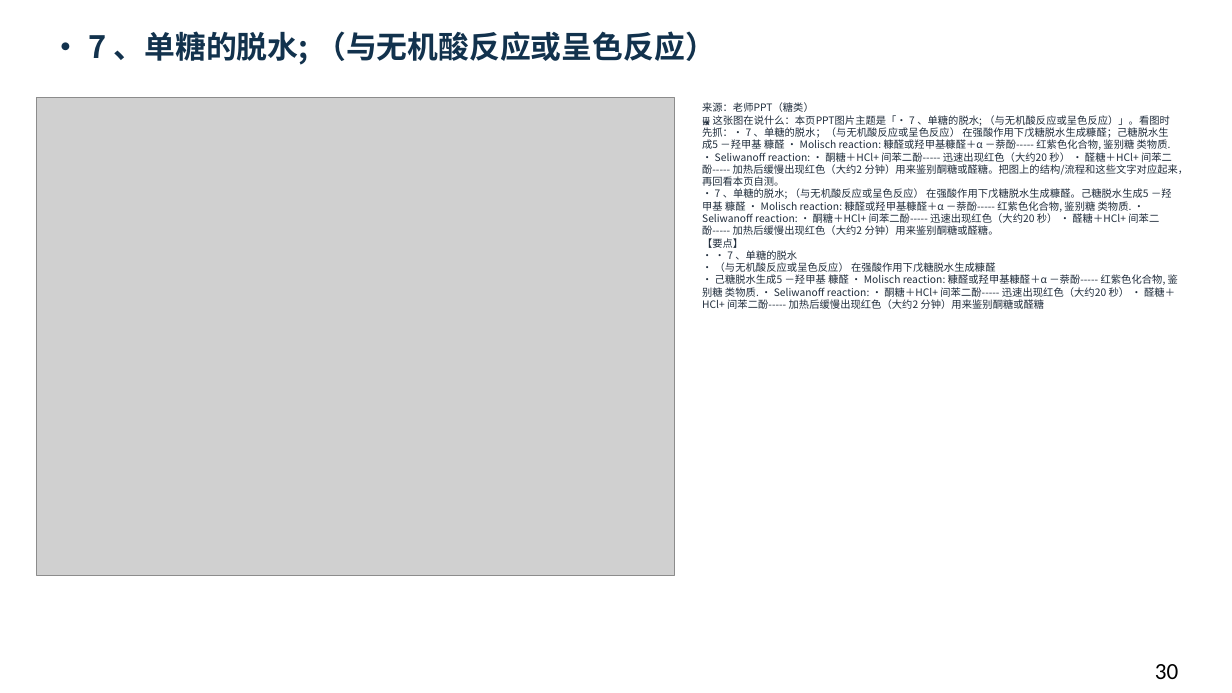
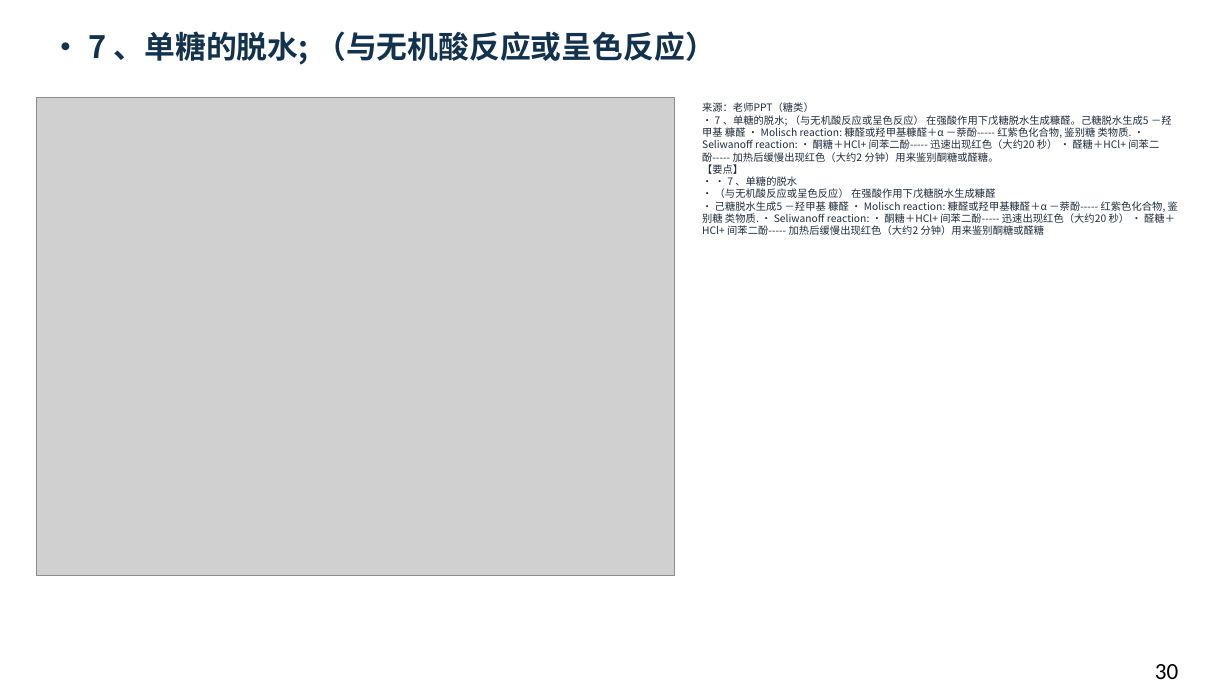
Before and after one commit to newkan-li/Biochemistry, a slide deck: slide 30 of downloads/bc09-ai-style.pptx. Drawn at 1232x693 pixels with LibreOffice and Linux fonts; fonts in the diff are those of the drawing; grey boxes stand for pictures. Boxes give left, top, right and bottom in pixels: in the first picture for what was removed or moved away, otherwise in the second. Text is boxed around its words. In the diff, an @@ line names an element or a change of style, - is before the commit and + after.

```diff
--- a/downloads/bc09-ai-style.pptx
+++ b/downloads/bc09-ai-style.pptx
@@ text at (702, 102, 1178, 235): text changed @@
-来源：老师PPT（糖类）
-🖼 这张图在说什么：本页PPT图片主题是「• 7 、单糖的脱水; （与无机酸反应或呈色反应）」。看图时先抓：• 7 、单糖的脱水；（与无机酸反应或呈色反应） 在强酸作用下戊糖脱水生成糠醛；己糖脱水生成5 －羟甲基 糠醛 • Molisch reaction: 糠醛或羟甲基糠醛＋α －萘酚----- 红紫色化合物, 鉴别糖 类物质. • Seliwanoff reaction: • 酮糖＋HCl+ 间苯二酚----- 迅速出现红色（大约20 秒） • 醛糖＋HCl+ 间苯二酚----- 加热后缓慢出现红色（大约2 分钟）用来鉴别酮糖或醛糖。把图上的结构/流程和这些文字对应起来，再回看本页自测。
-• 7 、单糖的脱水; （与无机酸反应或呈色反应） 在强酸作用下戊糖脱水生成糠醛。己糖脱水生成5 －羟甲基 糠醛 • Molisch reaction: 糠醛或羟甲基糠醛＋α －萘酚----- 红紫色化合物, 鉴别糖 类物质. • Seliwanoff reaction: • 酮糖＋HCl+ 间苯二酚----- 迅速出现红色（大约20 秒） • 醛糖＋HCl+ 间苯二酚----- 加热后缓慢出现红色（大约2 分钟）用来鉴别酮糖或醛糖。
-【要点】
-• • 7 、单糖的脱水
-• （与无机酸反应或呈色反应） 在强酸作用下戊糖脱水生成糠醛
-• 己糖脱水生成5 －羟甲基 糠醛 • Molisch reaction: 糠醛或羟甲基糠醛＋α －萘酚----- 红紫色化合物, 鉴别糖 类物质. • Seliwanoff reaction: • 酮糖＋HCl+ 间苯二酚----- 迅速出现红色（大约20 秒） • 醛糖＋HCl+ 间苯二酚----- 加热后缓慢出现红色（大约2 分钟）用来鉴别酮糖或醛糖
+来源：老师PPT（糖类）
+• 7 、单糖的脱水; （与无机酸反应或呈色反应） 在强酸作用下戊糖脱水生成糠醛。己糖脱水生成5 －羟甲基 糠醛 • Molisch reaction: 糠醛或羟甲基糠醛＋α －萘酚----- 红紫色化合物, 鉴别糖 类物质. • Seliwanoff reaction: • 酮糖＋HCl+ 间苯二酚----- 迅速出现红色（大约20 秒） • 醛糖＋HCl+ 间苯二酚----- 加热后缓慢出现红色（大约2 分钟）用来鉴别酮糖或醛糖。
+【要点】
+• • 7 、单糖的脱水
+• （与无机酸反应或呈色反应） 在强酸作用下戊糖脱水生成糠醛
+• 己糖脱水生成5 －羟甲基 糠醛 • Molisch reaction: 糠醛或羟甲基糠醛＋α －萘酚----- 红紫色化合物, 鉴别糖 类物质. • Seliwanoff reaction: • 酮糖＋HCl+ 间苯二酚----- 迅速出现红色（大约20 秒） • 醛糖＋HCl+ 间苯二酚----- 加热后缓慢出现红色（大约2 分钟）用来鉴别酮糖或醛糖
```
Also in this commit, not shown: 56 other slides changed, 20 other files.
